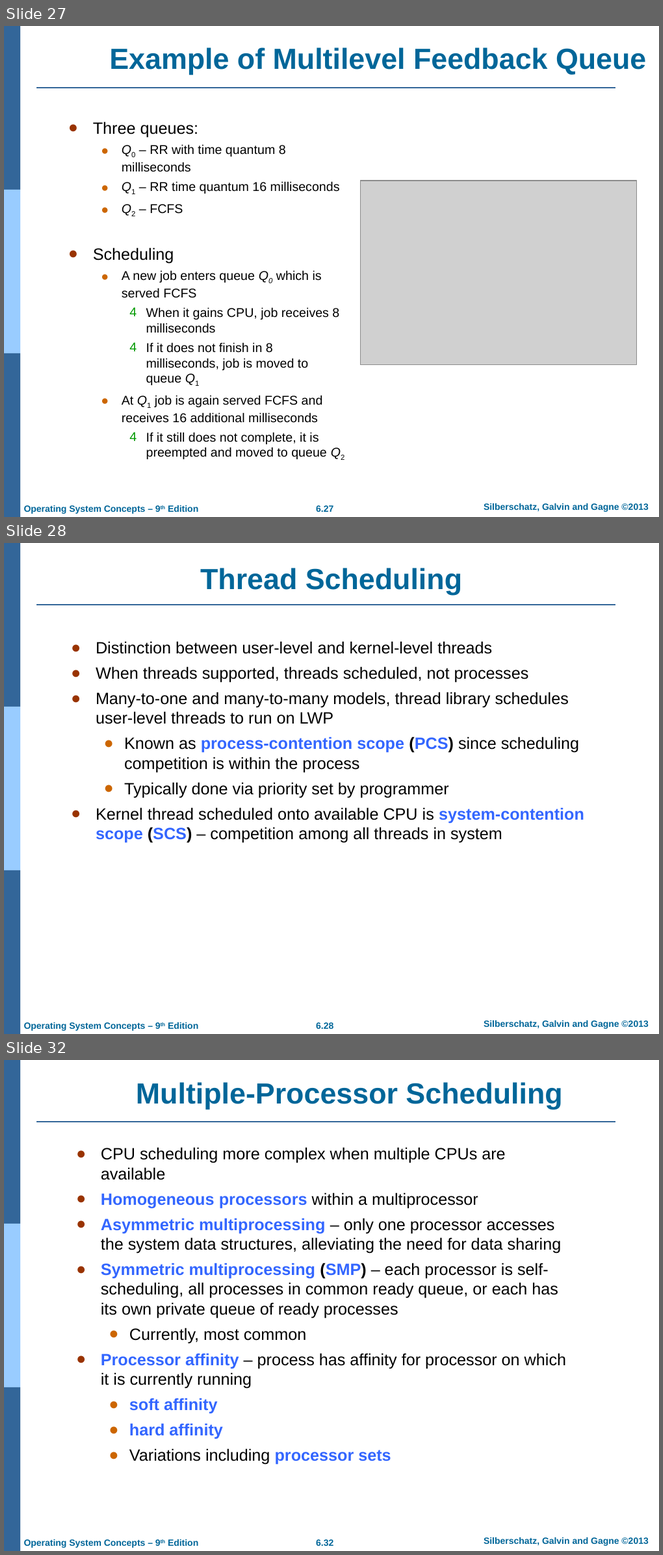
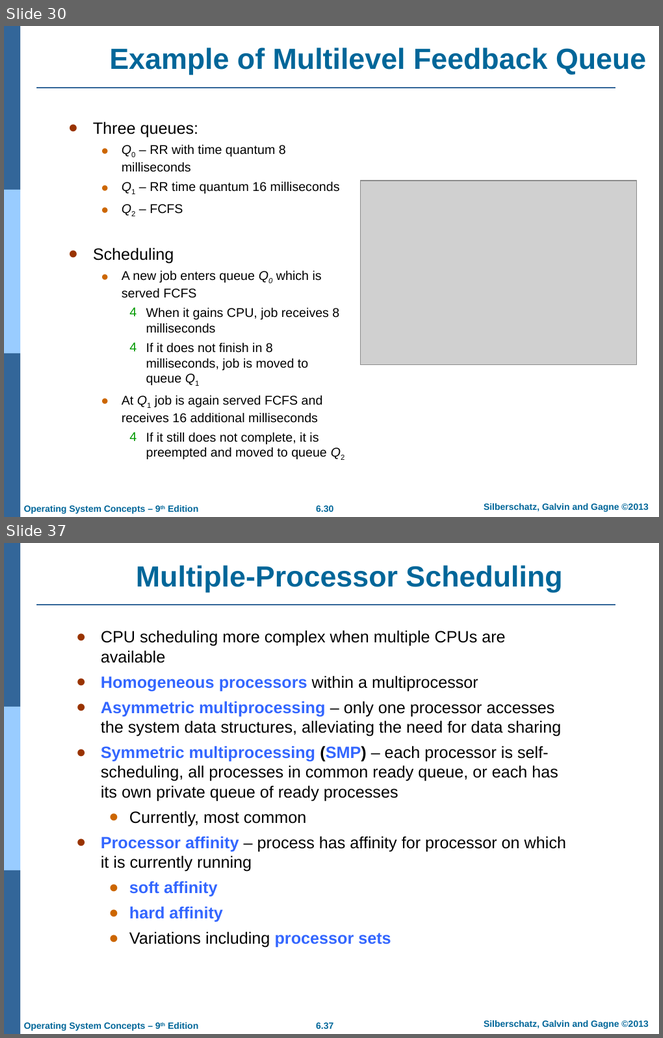
Before and after one commit to Rafi-afridi/OS, a slide deck: Lectures/CPU Scheduling.ppt.pptx. Shown one above the other, each under a label of ours: slides 27, 28 and 32 before the commit, slides 30 and 37 after it; the slides between them are not shown. The pictures are 663x1555 and 663x1038 pixels, drawn with LibreOffice and Linux fonts; fonts in the diff are those of the drawing; grey boxes stand for pictures; background and template pictures are left out. Boxes give left, top, right and bottom in pixels: in the first picture for what was removed or moved away, otherwise in the second. Text is boxed around its words. In the diff, an @@ line names an element or a change of style, - is before the commit and + after.

```diff
--- a/Lectures/CPU Scheduling.ppt.pptx
+++ b/Lectures/CPU Scheduling.ppt.pptx
@@ slide 28 removed at <box>4,543,659,1034</box>, background #FFFFFF; not listed: 7 template elements that a slide beside it also shows @@
@@ title removed at <box>200,568,462,595</box> @@
-Thread Scheduling
@@ text removed at <box>96,641,584,843</box> @@
-● Distinction between user-level and kernel-level threads
-● When threads supported, threads scheduled, not processes
-● Many-to-one and many-to-many models, thread library schedules user-level threads to run on LWP
-  ● Known as process-contention scope (PCS) since scheduling competition is within the process
-  ● Typically done via priority set by programmer
-● Kernel thread scheduled onto available CPU is system-contention scope (SCS) – competition among all threads in system
@@ what was slide 27 is now slide 30 @@
@@ page number at <box>316,506,334,512</box>: text changed @@
-6.27
+6.30
@@ what was slide 32 is now slide 37 @@
@@ page number at <box>316,1023,334,1029</box>: text changed @@
-6.32
+6.37
```
Also in this commit, not shown: 5 slides changed, 9 slides added, 4 other slides removed, 10 other files.
